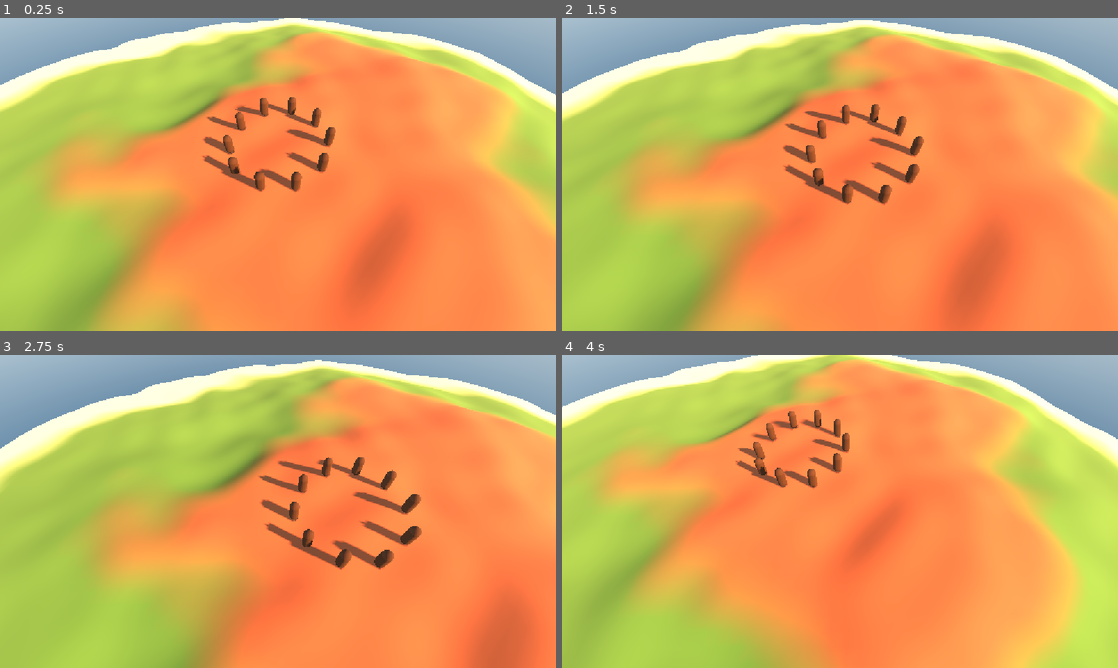
Above: before the commit, frames 1-4 (two rows, left to right).
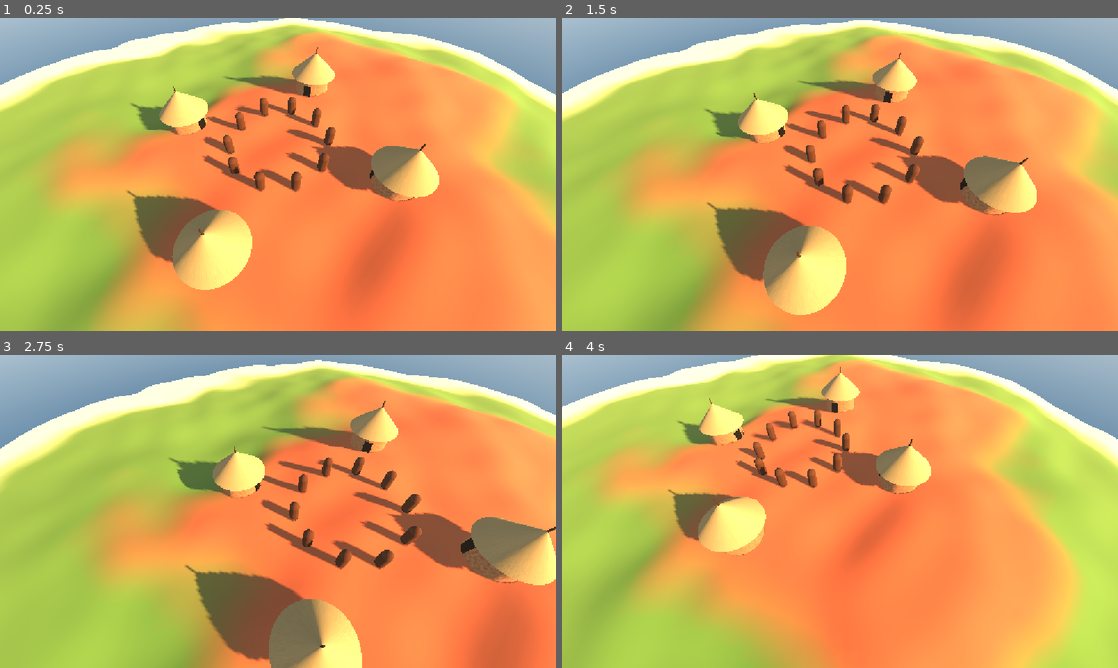
Above: after the commit, the same moments.

Repository: barroapk/faso-kanou
Game: Godot game, scene res://scenes/main.tscn
Same seed, same stepped clock (60 frames per second), same inputs: the game is played once before the commit and once after it. A sky picture missing from this copy of the repository is replaced by a grey-blue gradient.
Inputs (mouse positions are in pixels of both pictures, inside the frame that each line leads up to):
- Up to frame 1 (0.25 s): no input
- Up to frame 2 (1.5 s): tap Enter at 0.5 s; move the mouse to (962, 158) at 0.52 s; click (962, 158) at 0.67 s; tap Space at 1.25 s; drag from (728, 190) to (812, 237) at 1.27 s
- Up to frame 3 (2.75 s): tap Enter at 2 s; move the mouse to (333, 442) at 2.02 s; click (333, 442) at 2.17 s
- Up to frame 4 (4 s): tap Space at 2.75 s; drag from (812, 574) to (673, 464) at 2.77 s; tap Enter at 3.5 s; move the mouse to (1006, 558) at 3.52 s; click (1006, 558) at 3.67 s

The runs differ from the first frame. In frame 1, 9.6% of the frame differs, in the area x 22-79%, y 9-87%; in frame 2, 11%; in frame 3, 14%, in the area x 30-100%, y 14-100%; in frame 4, 6.1%.

Commit message:
Premières cases en banco

Diff:
--- /dev/null
+++ b/scripts/case.gd
@@ -0,0 +1,82 @@
+extends Node3D
+
+func _ready() -> void:
+    _creer_mur()
+    _creer_toit()
+    _creer_porte()
+
+func _texture(a: Color, b: Color, frequence: float, relief: bool) -> NoiseTexture2D:
+    var bruit := FastNoiseLite.new()
+    bruit.frequency = frequence
+    bruit.fractal_octaves = 4
+    var tex := NoiseTexture2D.new()
+    tex.width = 512
+    tex.height = 512
+    tex.seamless = true
+    tex.noise = bruit
+    if relief:
+        tex.as_normal_map = true
+        tex.bump_strength = 3.0
+    else:
+        var degrade := Gradient.new()
+        degrade.set_color(0, a)
+        degrade.set_color(1, b)
+        tex.color_ramp = degrade
+    return tex
+
+func _creer_mur() -> void:
+    var mur := MeshInstance3D.new()
+    var forme := CylinderMesh.new()
+    forme.top_radius = 1.5
+    forme.bottom_radius = 1.6
+    forme.height = 1.8
+    mur.mesh = forme
+    var mat := StandardMaterial3D.new()
+    mat.albedo_texture = _texture(Color(0.50, 0.32, 0.20), Color(0.72, 0.52, 0.34), 0.03, false)
+    mat.normal_enabled = true
+    mat.normal_texture = _texture(Color.BLACK, Color.WHITE, 0.03, true)
+    mat.roughness = 1.0
+    mat.uv1_scale = Vector3(3, 1, 1)
+    mur.material_override = mat
+    mur.position.y = 0.9
+    add_child(mur)
+
+func _creer_toit() -> void:
+    var toit := MeshInstance3D.new()
+    var forme := CylinderMesh.new()
+    forme.top_radius = 0.0
+    forme.bottom_radius = 2.1
+    forme.height = 1.9
+    toit.mesh = forme
+    var mat := StandardMaterial3D.new()
+    mat.albedo_texture = _texture(Color(0.40, 0.31, 0.18), Color(0.80, 0.68, 0.44), 0.05, false)
+    mat.normal_enabled = true
+    mat.normal_texture = _texture(Color.BLACK, Color.WHITE, 0.05, true)
+    mat.roughness = 1.0
+    mat.uv1_scale = Vector3(16, 1, 1)
+    toit.material_override = mat
+    toit.position.y = 2.6
+    add_child(toit)
+
+    var pointe := MeshInstance3D.new()
+    var baton := CylinderMesh.new()
+    baton.top_radius = 0.04
+    baton.bottom_radius = 0.06
+    baton.height = 0.6
+    pointe.mesh = baton
+    var mat_bois := StandardMaterial3D.new()
+    mat_bois.albedo_color = Color(0.30, 0.20, 0.12)
+    pointe.material_override = mat_bois
+    pointe.position.y = 3.7
+    add_child(pointe)
+
+func _creer_porte() -> void:
+    var porte := MeshInstance3D.new()
+    var forme := BoxMesh.new()
+    forme.size = Vector3(0.7, 1.1, 0.2)
+    porte.mesh = forme
+    var mat := StandardMaterial3D.new()
+    mat.albedo_color = Color(0.08, 0.06, 0.05)
+    porte.material_override = mat
+    porte.position = Vector3(0, 0.55, 1.52)
+    add_child(porte)
--- a/scripts/main.gd
+++ b/scripts/main.gd
@@ -10,6 +10,7 @@
     add_child(terrain)
     _creer_camera()
     _creer_habitants(10)
+    _creer_cases(4)
 
 func _creer_ciel() -> void:
     var env := Environment.new()
@@ -69,3 +70,14 @@
         var z := sin(angle) * 4
         habitant.position = Vector3(x, terrain.hauteur(x, z) + 0.85, z)
         add_child(habitant)
+
+func _creer_cases(nombre: int) -> void:
+    var ScriptCase = preload("res://scripts/case.gd")
+    for i in nombre:
+        var maison = ScriptCase.new()
+        var angle := TAU * i / nombre + 0.4
+        var x := cos(angle) * 9
+        var z := sin(angle) * 9
+        maison.position = Vector3(x, terrain.hauteur(x, z) - 0.1, z)
+        maison.rotation.y = atan2(-x, -z)
+        add_child(maison)
--- a/scripts/terrain.gd
+++ b/scripts/terrain.gd
@@ -7,68 +7,68 @@
 var bruit := FastNoiseLite.new()
 
 func _ready() -> void:
-    bruit.seed = 7
-    bruit.frequency = 0.02
-    bruit.fractal_octaves = 4
-    mesh = _generer()
-    var mat := StandardMaterial3D.new()
-    mat.vertex_color_use_as_albedo = true
-    mat.vertex_color_is_srgb = true
-    mat.roughness = 1.0
-    material_override = mat
+	bruit.seed = 7
+	bruit.frequency = 0.02
+	bruit.fractal_octaves = 4
+	mesh = _generer()
+	var mat := StandardMaterial3D.new()
+	mat.vertex_color_use_as_albedo = true
+	mat.vertex_color_is_srgb = true
+	mat.roughness = 1.0
+	material_override = mat
 
 func hauteur(x: float, z: float) -> float:
-    var dist := Vector2(x, z).length() / (TAILLE * 0.45)
-    var forme := 1.0 - clampf(dist, 0.0, 1.0)
-    forme = forme * forme * (3.0 - 2.0 * forme)
-    var collines := (bruit.get_noise_2d(x, z) + 1.0) * 0.5
-    return forme * (1.0 + collines * HAUTEUR_MAX) - 1.0
+	var dist := Vector2(x, z).length() / (TAILLE * 0.45)
+	var forme := 1.0 - clampf(dist, 0.0, 1.0)
+	forme = forme * forme * (3.0 - 2.0 * forme)
+	var collines := (bruit.get_noise_2d(x, z) + 1.0) * 0.5
+	return forme * (1.0 + collines * HAUTEUR_MAX) - 1.0
 
 func _couleur(h: float) -> Color:
-    var sable := Color(0.82, 0.72, 0.50)
-    var savane := Color(0.38, 0.48, 0.20)
-    var laterite := Color(0.66, 0.36, 0.20)
-    var roche := Color(0.50, 0.44, 0.38)
-    if h < 0.3:
-        return sable
-    elif h < 1.0:
-        return sable.lerp(savane, (h - 0.3) / 0.7)
-    elif h < 2.5:
-        return savane
-    elif h < 3.5:
-        return savane.lerp(laterite, h - 2.5)
-    elif h < 5.5:
-        return laterite
-    elif h < 6.5:
-        return laterite.lerp(roche, h - 5.5)
-    return roche
+	var sable := Color(0.82, 0.72, 0.50)
+	var savane := Color(0.38, 0.48, 0.20)
+	var laterite := Color(0.66, 0.36, 0.20)
+	var roche := Color(0.50, 0.44, 0.38)
+	if h < 0.3:
+		return sable
+	elif h < 1.0:
+		return sable.lerp(savane, (h - 0.3) / 0.7)
+	elif h < 2.5:
+		return savane
+	elif h < 3.5:
+		return savane.lerp(laterite, h - 2.5)
+	elif h < 5.5:
+		return laterite
+	elif h < 6.5:
+		return laterite.lerp(roche, h - 5.5)
+	return roche
 
 func _point(x: float, z: float) -> Vector3:
-    return Vector3(x, hauteur(x, z), z)
+	return Vector3(x, hauteur(x, z), z)
 
 func _ajouter(st: SurfaceTool, p: Vector3) -> void:
-    st.set_color(_couleur(p.y))
-    st.add_vertex(p)
+	st.set_color(_couleur(p.y))
+	st.add_vertex(p)
 
 func _generer() -> ArrayMesh:
-    var st := SurfaceTool.new()
-    st.begin(Mesh.PRIMITIVE_TRIANGLES)
-    var pas := TAILLE / RESOLUTION
-    var debut := -TAILLE / 2.0
-    for i in RESOLUTION:
-        for j in RESOLUTION:
-            var x0 := debut + i * pas
-            var z0 := debut + j * pas
-            var a := _point(x0, z0)
-            var b := _point(x0 + pas, z0)
-            var c := _point(x0, z0 + pas)
-            var d := _point(x0 + pas, z0 + pas)
-            _ajouter(st, a)
-            _ajouter(st, b)
-            _ajouter(st, c)
-            _ajouter(st, b)
-            _ajouter(st, d)
-            _ajouter(st, c)
-    st.index()
-    st.generate_normals()
-    return st.commit()
+	var st := SurfaceTool.new()
+	st.begin(Mesh.PRIMITIVE_TRIANGLES)
+	var pas := TAILLE / RESOLUTION
+	var debut := -TAILLE / 2.0
+	for i in RESOLUTION:
+		for j in RESOLUTION:
+			var x0 := debut + i * pas
+			var z0 := debut + j * pas
+			var a := _point(x0, z0)
+			var b := _point(x0 + pas, z0)
+			var c := _point(x0, z0 + pas)
+			var d := _point(x0 + pas, z0 + pas)
+			_ajouter(st, a)
+			_ajouter(st, b)
+			_ajouter(st, c)
+			_ajouter(st, b)
+			_ajouter(st, d)
+			_ajouter(st, c)
+	st.index()
+	st.generate_normals()
+	return st.commit()
